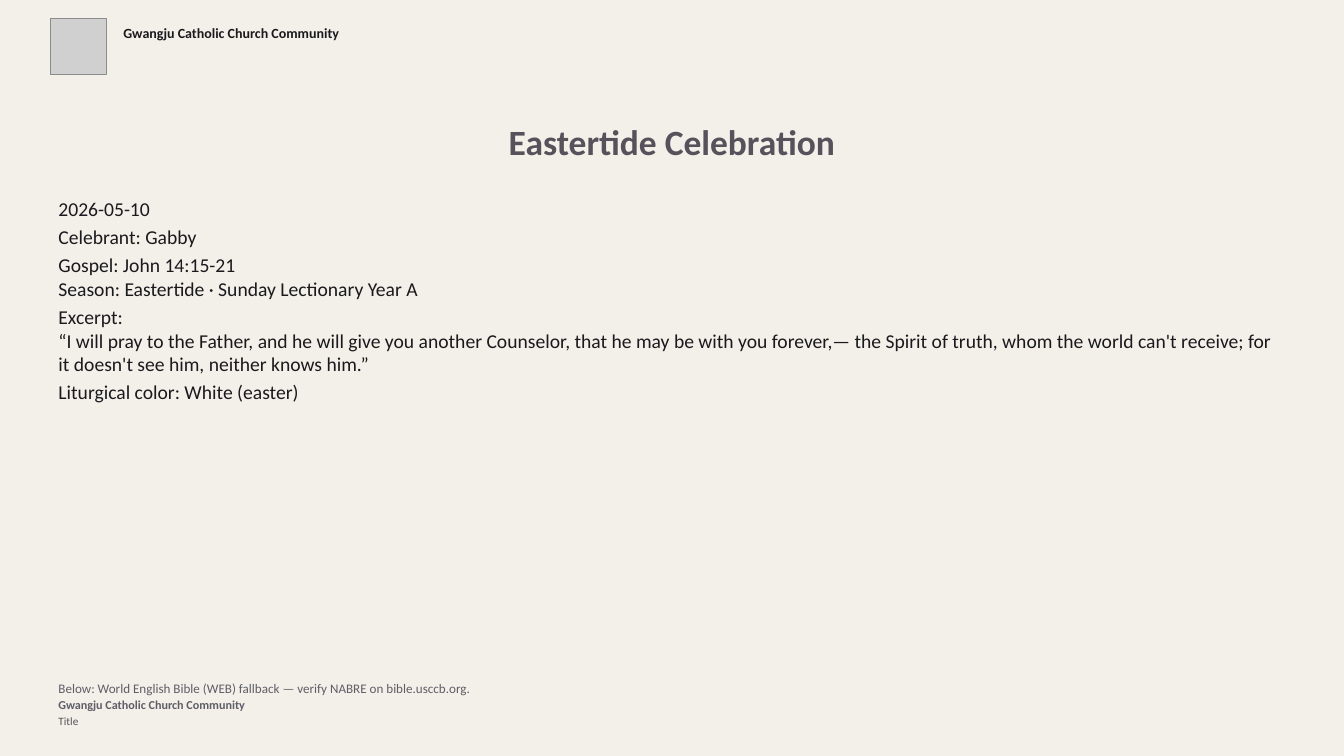
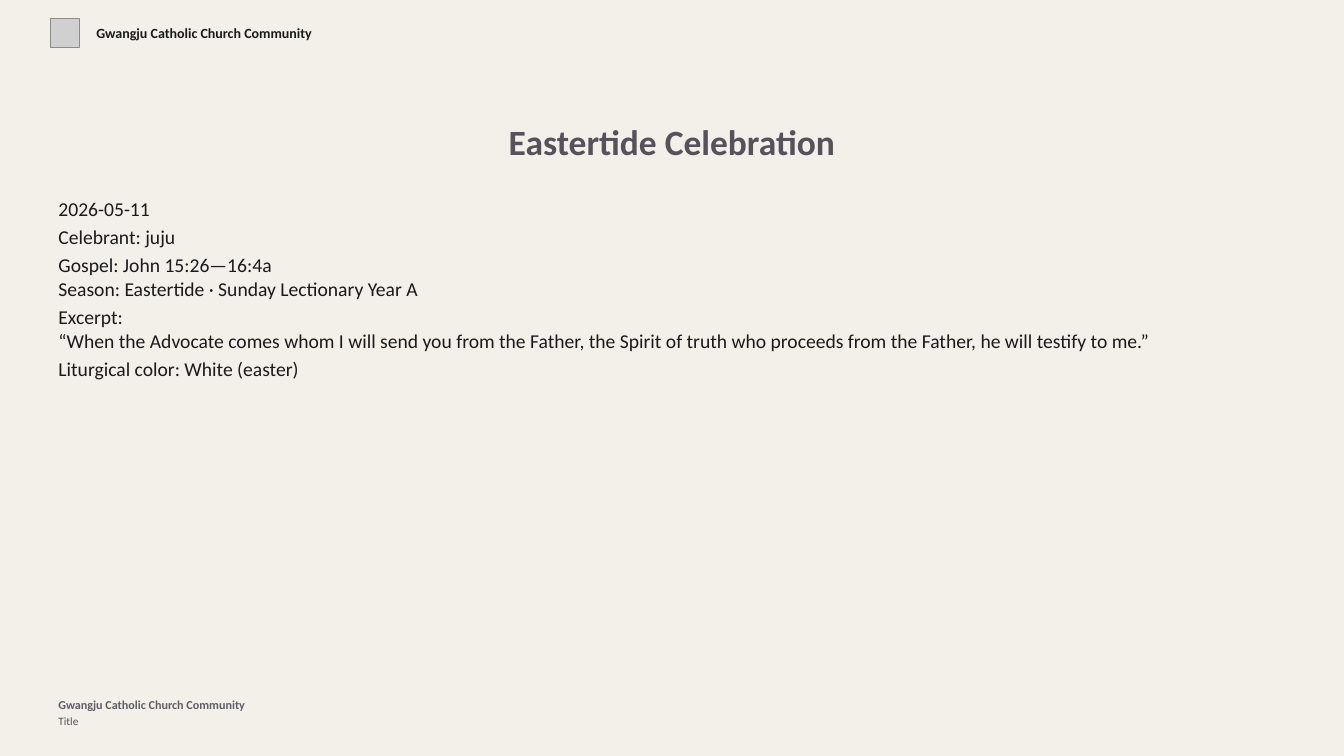
Before and after one commit to divinogabriel9/mass-ppt-generator, a slide deck: slide 2 of church_media_generator/outputs/mass_presentation.pptx. Drawn at 1344x756 pixels with LibreOffice and Linux fonts; fonts in the diff are those of the drawing; grey boxes stand for pictures. Boxes give left, top, right and bottom in pixels: in the first picture for what was removed or moved away, otherwise in the second. Text is boxed around its words. In the diff, an @@ line names an element or a change of style, - is before the commit and + after.

```diff
--- a/church_media_generator/outputs/mass_presentation.pptx
+++ b/church_media_generator/outputs/mass_presentation.pptx
@@ picture: place and size @@
-picture at bbox=[50, 19, 106, 74]
+picture at bbox=[50, 19, 79, 47]
@@ text "Gwangju Catholic Church Community": place and size @@
-text "Gwangju Catholic Church Community" at bbox=[123, 28, 339, 41]
+text "Gwangju Catholic Church Community" at bbox=[96, 28, 312, 41]
@@ text "Gwangju Catholic Church Community" at bbox=[96, 28, 312, 41]: vertical alignment top to middle @@
@@ text at bbox=[58, 202, 1149, 351]: text changed @@
-2026-05-10
-Celebrant: Gabby
-Gospel: John 14:15-21
-Season: Eastertide · Sunday Lectionary Year A
-Excerpt:
-“I will pray to the Father, and he will give you another Counselor, that he may be with you forever,— the Spirit of truth, whom the world can't receive; for it doesn't see him, neither knows him.”
+2026-05-11
+Celebrant: juju
+Gospel: John 15:26—16:4a
+Season: Eastertide · Sunday Lectionary Year A
+Excerpt:
+“When the Advocate comes whom I will send you from the Father, the Spirit of truth who proceeds from the Father, he will testify to me.”
@@ text removed at bbox=[58, 683, 470, 695] @@
-Below: World English Bible (WEB) fallback — verify NABRE on bible.usccb.org.
```
Also in this commit, not shown: 47 other slides changed, 15 slides added, 17 slides removed, 23 other files.
